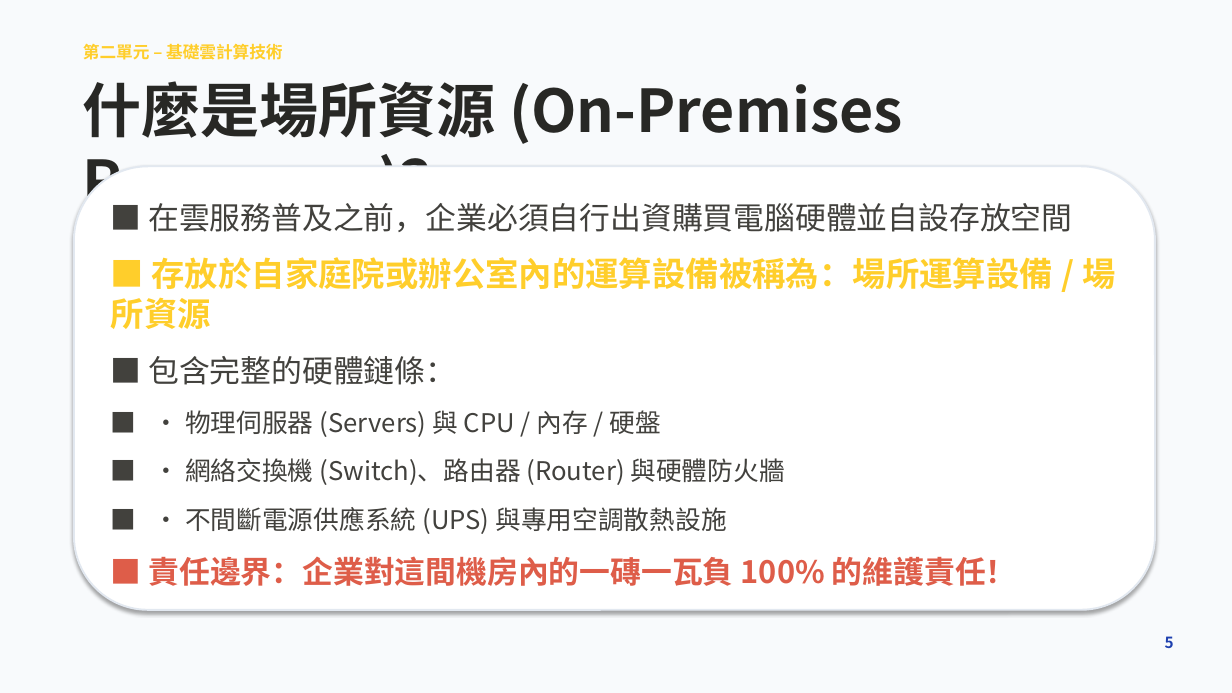
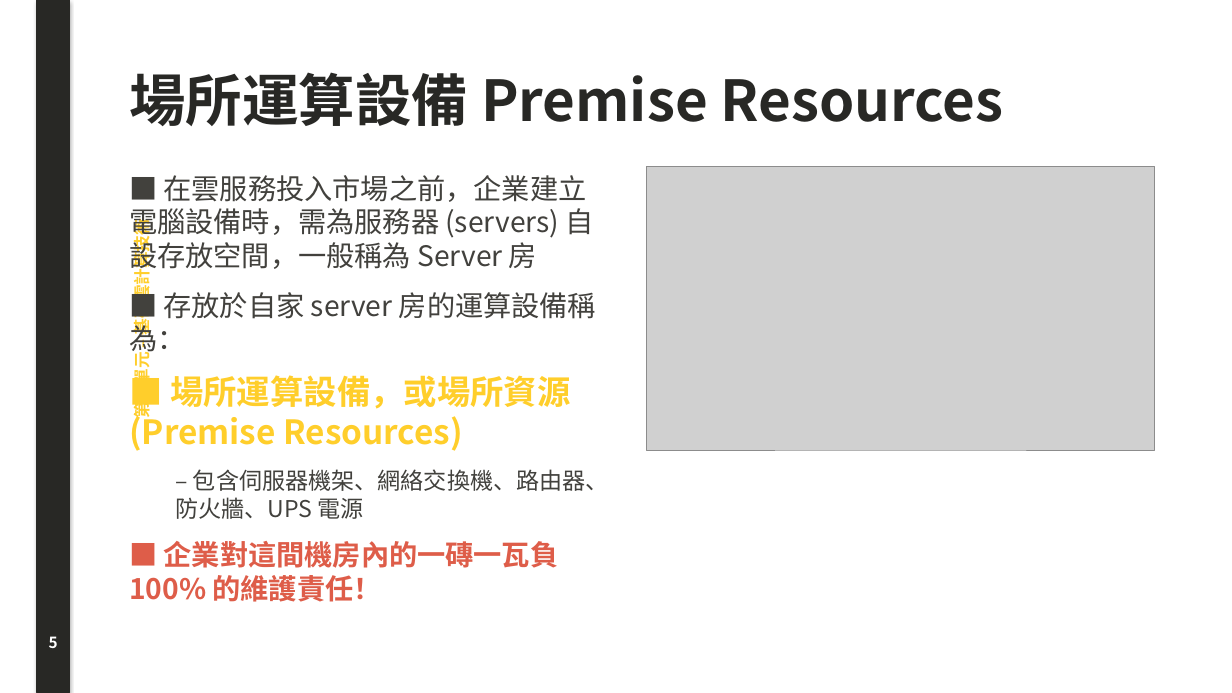
Before and after one commit to joe-ging/seed-cloud-curriculum, a slide deck: slide 5 of downloads/Deck01_Cloud_Foundations_Lecture_Note.pptx. Drawn at 1232x693 pixels with LibreOffice and Linux fonts; fonts in the diff are those of the drawing; grey boxes stand for pictures. Boxes give left, top, right and bottom in pixels: in the first picture for what was removed or moved away, otherwise in the second. Text is boxed around its words. In the diff, an @@ line names an element or a change of style, - is before the commit and + after.

Commit message:
feat: faithful original PPT layout with left vertical sidebar and large illustrations

```diff
--- a/downloads/Deck01_Cloud_Foundations_Lecture_Note.pptx
+++ b/downloads/Deck01_Cloud_Foundations_Lecture_Note.pptx
@@ rectangle: place and size @@
-rectangle at box(0, 0, 1232, 693)
+rectangle at box(37, 0, 69, 693)
@@ rectangle at box(37, 0, 69, 693): fill #F8FAFC to #282825; outline #F8FAFC 0.75 pt to #282825 0.75 pt @@
@@ text "第二單元 – 基礎雲計算技術": place and size @@
-text "第二單元 – 基礎雲計算技術" at box(83, 43, 283, 60)
+text "第二單元 – 基礎雲計算技術" at box(129, 230, 153, 417)
@@ text "第二單元 – 基礎雲計算技術" at box(129, 230, 153, 417): rotation 0 to 270 degrees @@
@@ text at box(129, 72, 1004, 126): text changed; size 46 to 44 pt @@
-什麼是場所資源 (On-Premises Resources)？
+場所運算設備 Premise Resources
@@ rounded rectangle removed at box(74, 166, 1155, 610) @@
@@ text at box(129, 175, 609, 602): text changed; size 20 to 22 pt @@
-■ 在雲服務普及之前，企業必須自行出資購買電腦硬體並自設存放空間
-■ 存放於自家庭院或辦公室內的運算設備被稱為：場所運算設備 / 場所資源
-■ 包含完整的硬體鏈條：
-■ • 物理伺服器 (Servers) 與 CPU / 內存 / 硬盤
-■ • 網絡交換機 (Switch)、路由器 (Router) 與硬體防火牆
-■ • 不間斷電源供應系統 (UPS) 與專用空調散熱設施
-■ 責任邊界：企業對這間機房內的一磚一瓦負 100% 的維護責任！
+■ 在雲服務投入市場之前，企業建立電腦設備時，需為服務器 (servers) 自設存放空間，一般稱為 Server 房
+■ 存放於自家 server 房的運算設備稱為：
+■ 場所運算設備，或場所資源 (Premise Resources)
+  – 包含伺服器機架、網絡交換機、路由器、防火牆、UPS 電源
+■ 企業對這間機房內的一磚一瓦負 100% 的維護責任！
@@ picture added at box(647, 166, 1155, 450) @@
@@ text "5": place and size @@
-text "5" at box(1165, 636, 1174, 648)
+text "5" at box(49, 636, 58, 648)
@@ text "5" at box(49, 636, 58, 648): text colour #1E40AF to #FFFFFF; alignment right to centre @@
```
Also in this commit, not shown: 15 other slides changed, 24 slides added, 24 slides removed, 3 other files.
